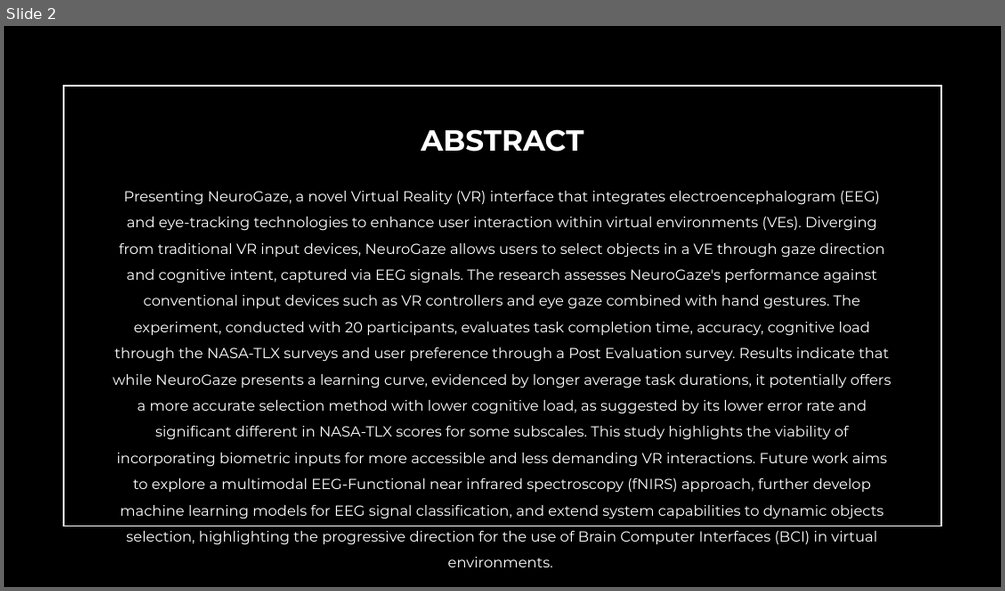
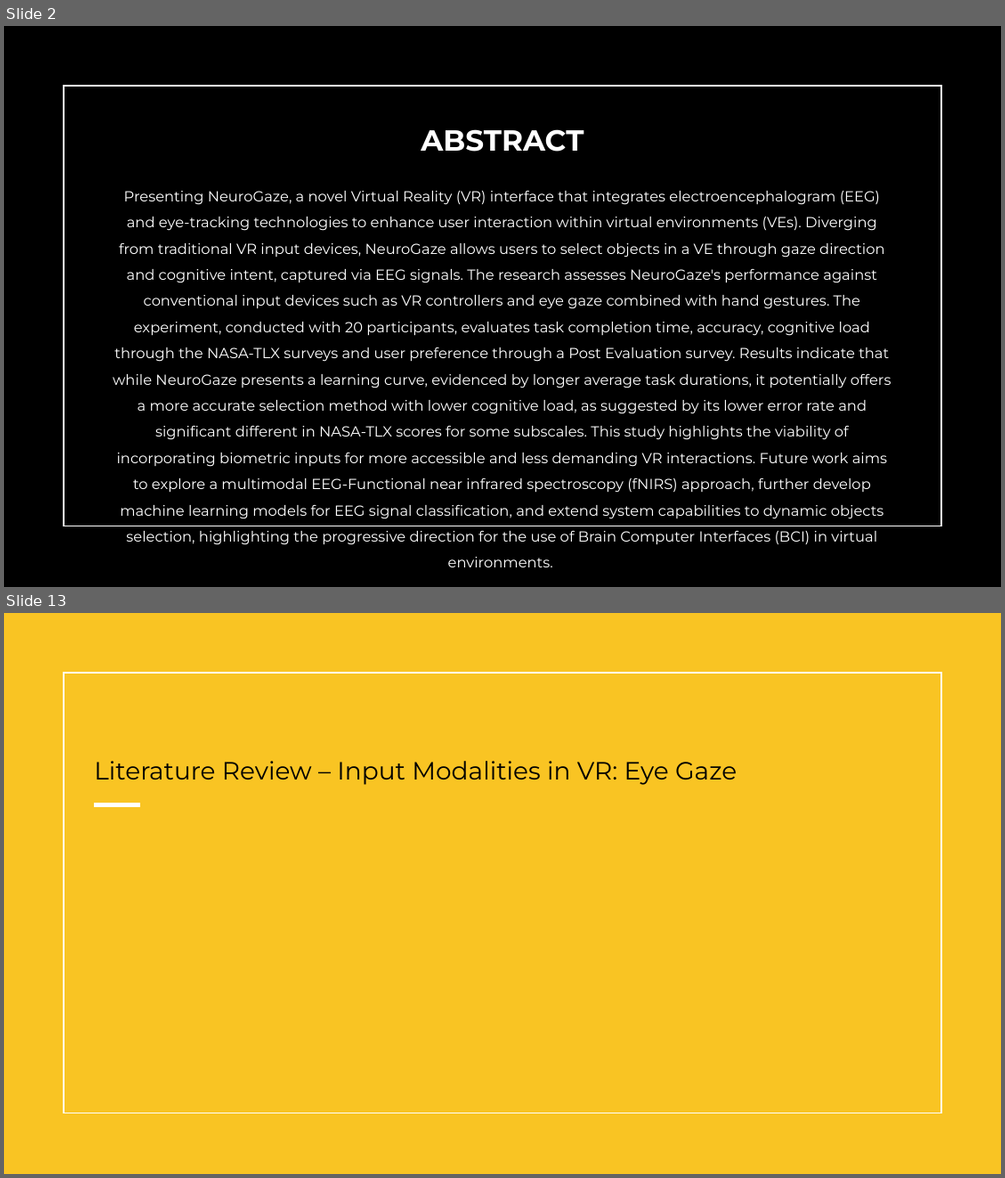
Before and after one commit to Wanyea/NeuroGaze, a slide deck: Research Documents/Thesis/NeuroGazeThesisDefense.pptx. Shown one above the other, each under a label of ours: slide 2 before the commit, slides 2 and 13 after it; the slides between them are not shown. The pictures are 1005x591 and 1005x1178 pixels, drawn with LibreOffice and Linux fonts; fonts in the diff are those of the drawing. Boxes give left, top, right and bottom in pixels: in the first picture for what was removed or moved away, otherwise in the second. Text is boxed around its words. In the diff, an @@ line names an element or a change of style, - is before the commit and + after.

```diff
--- a/Research Documents/Thesis/NeuroGazeThesisDefense.pptx
+++ b/Research Documents/Thesis/NeuroGazeThesisDefense.pptx
@@ slide 13 added at [4,613,1001,1174], background #FFFFFF; not listed: 1 template element that a slide beside it also shows @@
@@ rectangle added at [4,613,1001,1174], fill #F9C423 @@
@@ title added at [94,761,736,785], 24 pt, text #000000 @@
+Literature Review – Input Modalities in VR: Eye Gaze
@@ line added from (95, 804) to (140, 804), #FFFFFF 4 pt @@
```
Also in this commit, not shown: 2 slides changed, 41 other slides added, 1 other file.
